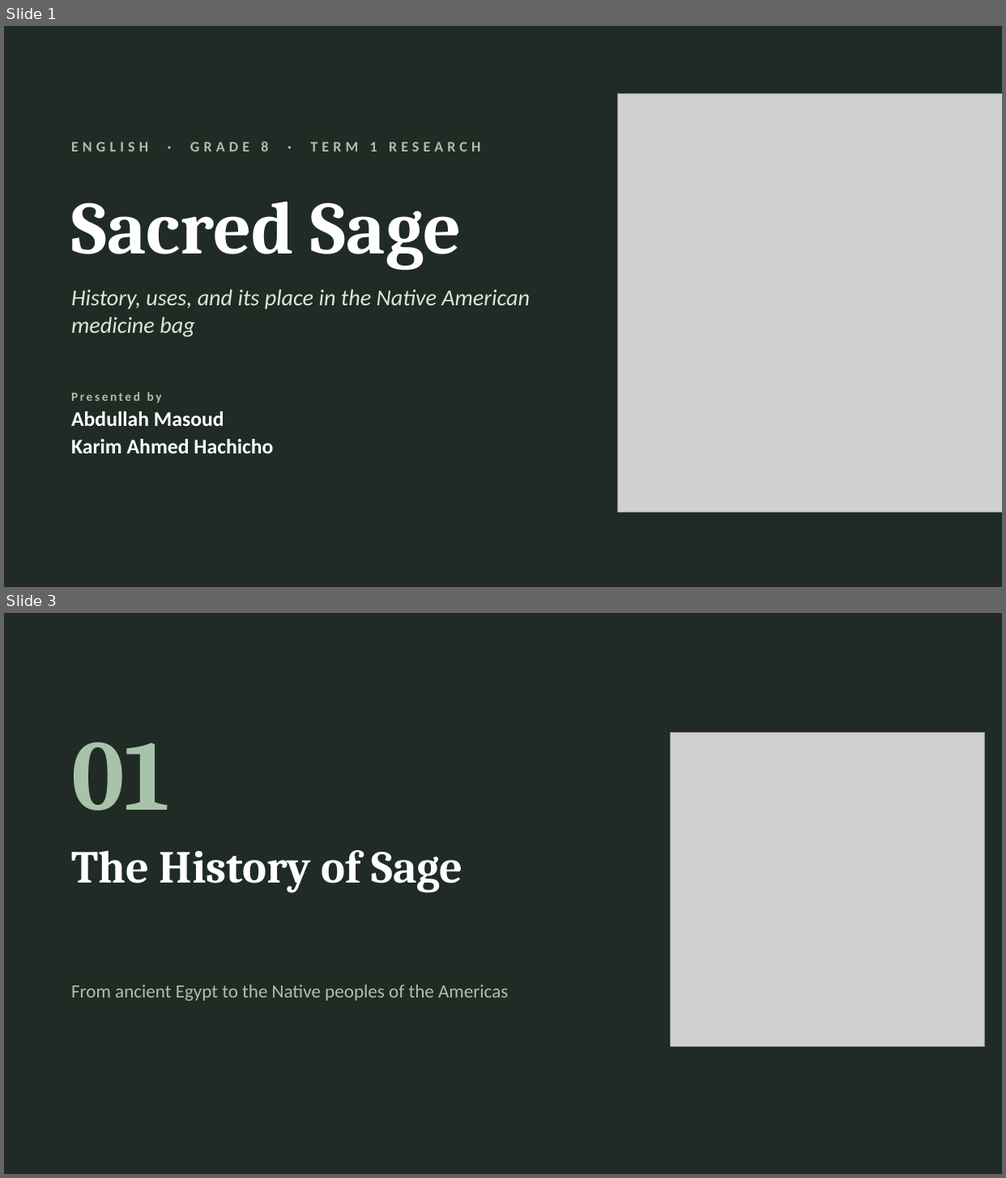
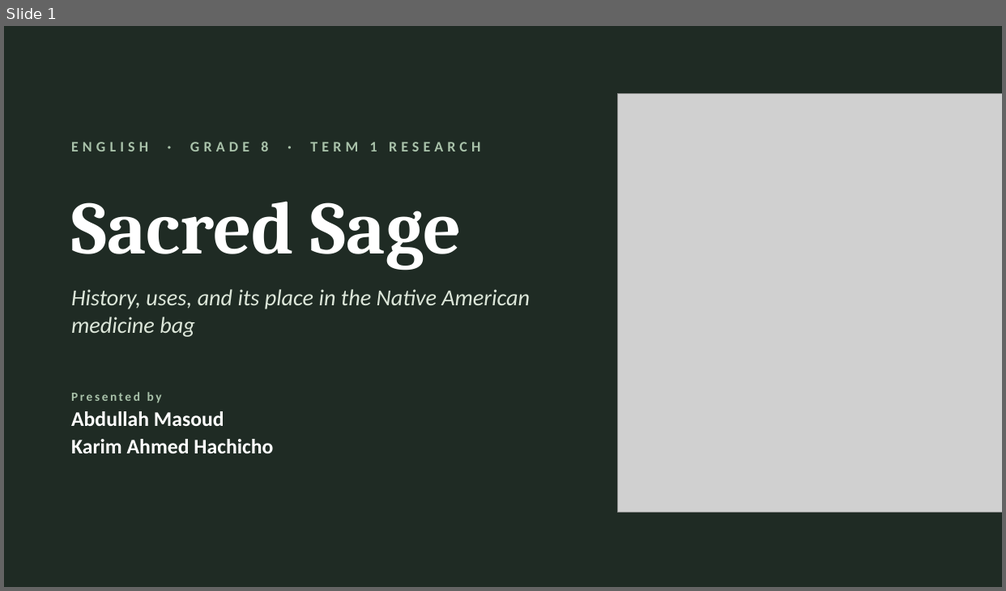
Before and after one commit to badri721Aa/HI, a slide deck: sage-presentation/Sage_Research_Abdullah_Masoud_Karim_Ahmed_Hachicho.pptx. Shown one above the other, each under a label of ours: slides 1 and 3 before the commit, slide 1 after it; the slides between them are not shown. The pictures are 1006x1178 and 1006x591 pixels, drawn with LibreOffice and Linux fonts; fonts in the diff are those of the drawing; grey boxes stand for pictures. Boxes give left, top, right and bottom in pixels: in the first picture for what was removed or moved away, otherwise in the second. Text is boxed around its words. In the diff, an @@ line names an element or a change of style, - is before the commit and + after.

```diff
--- a/sage-presentation/Sage_Research_Abdullah_Masoud_Karim_Ahmed_Hachicho.pptx
+++ b/sage-presentation/Sage_Research_Abdullah_Masoud_Karim_Ahmed_Hachicho.pptx
@@ slide 3 removed at (4, 613, 1002, 1174), background #1F2B24 @@
@@ picture removed at (671, 733, 985, 1047) @@
@@ text removed at (71, 742, 170, 811) @@
-01
@@ title removed at (71, 850, 463, 892) @@
-The History of Sage
@@ text removed at (71, 985, 508, 1001) @@
-From ancient Egypt to the Native peoples of the Americas
```
Also in this commit, not shown: 2 slides changed, 1 slide added, 11 other slides removed.
